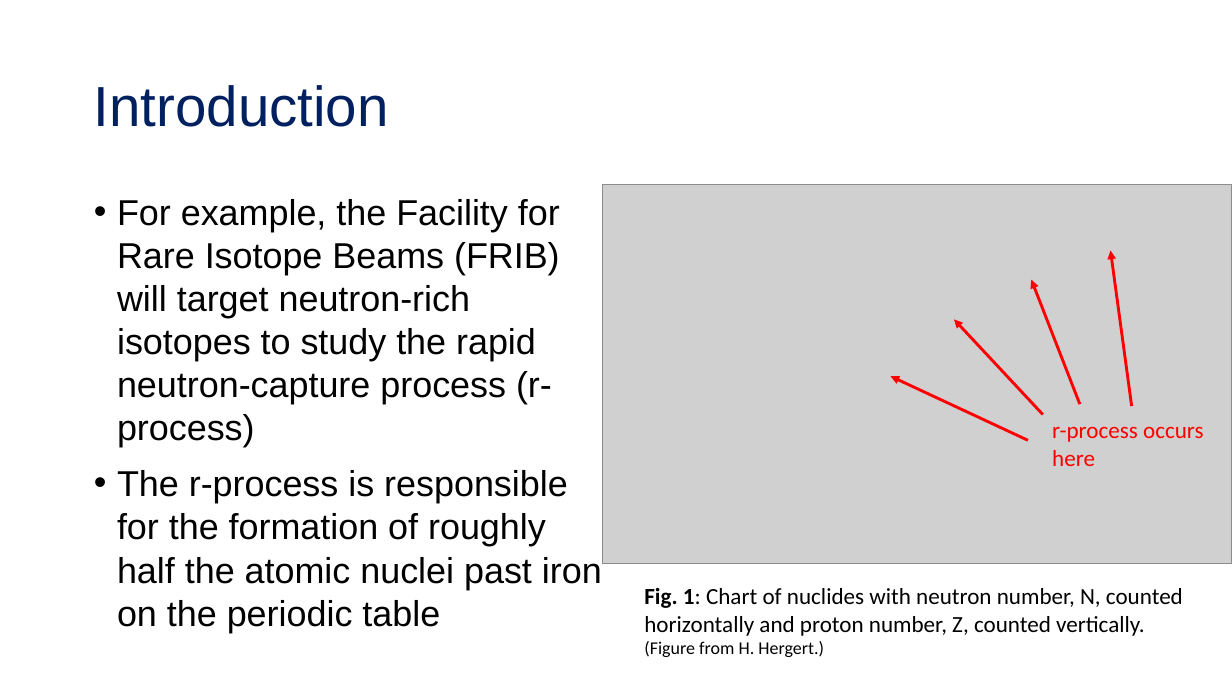
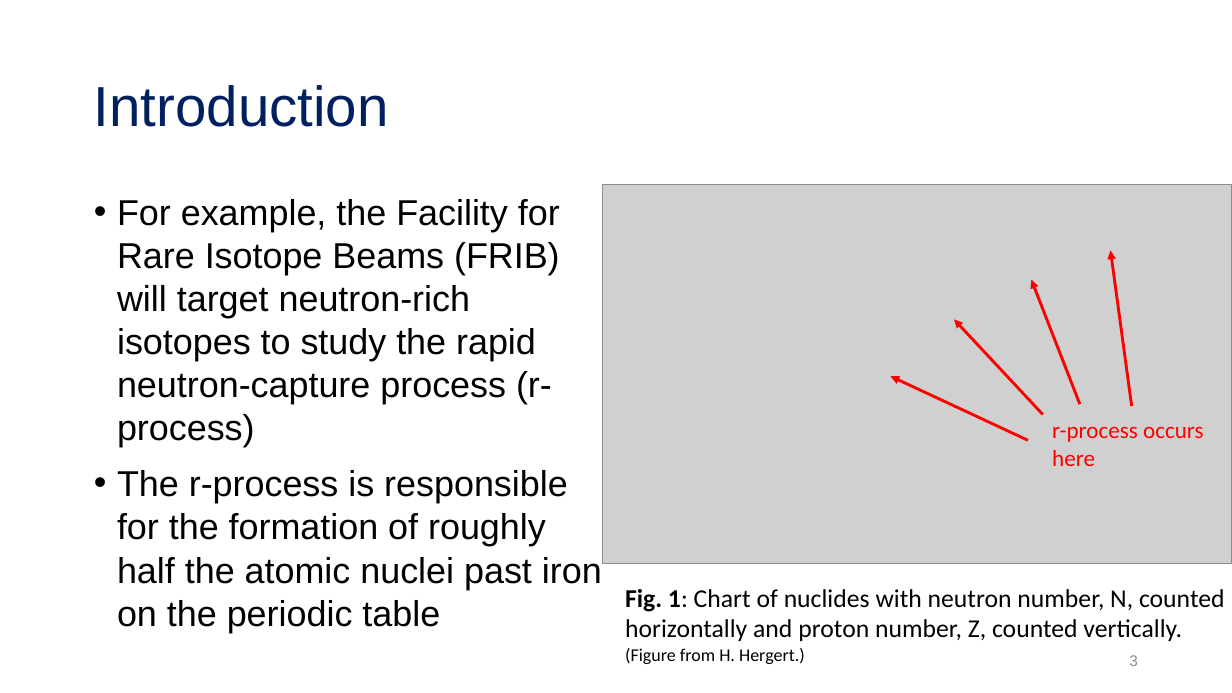
Before and after one commit to tropiano4/tropiano-srg, a slide deck: slide 3 of Presentations/Candidacy_2019/candidacy_presentation.pptx. Drawn at 1232x693 pixels with LibreOffice and Linux fonts; fonts in the diff are those of the drawing; grey boxes stand for pictures. Boxes give left, top, right and bottom in pixels: in the first picture for what was removed or moved away, otherwise in the second. Text is boxed around its words. In the diff, an @@ line names an element or a change of style, - is before the commit and + after.

```diff
--- a/Presentations/Candidacy_2019/candidacy_presentation.pptx
+++ b/Presentations/Candidacy_2019/candidacy_presentation.pptx
@@ text "Fig. 1: Chart of nuclides ...": place and size @@
-text "Fig. 1: Chart of nuclides ..." at (644, 588, 1183, 657)
+text "Fig. 1: Chart of nuclides ..." at (625, 589, 1225, 664)
@@ text at (625, 589, 1225, 641): size 18 to 20 pt in "Fig. 1: Chart of nuclides with neutron ...", "horizontally and proton number, Z, counted vertically." @@
@@ page number added at (1129, 655, 1138, 666), 12 pt, text #8C8C8C @@
+3
```
Also in this commit, not shown: 44 other slides changed, 1 slide added, 1 slide removed, 1 other file.
